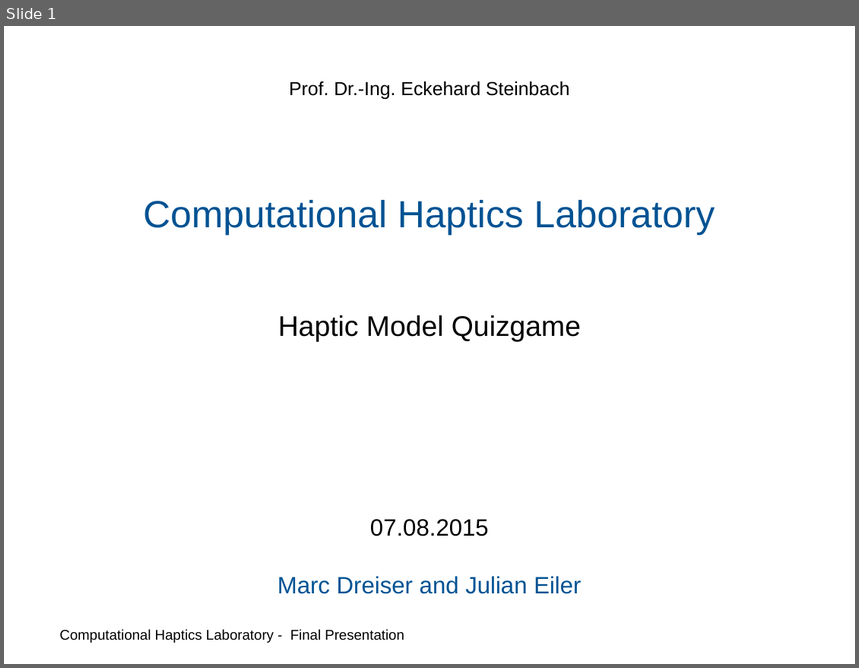
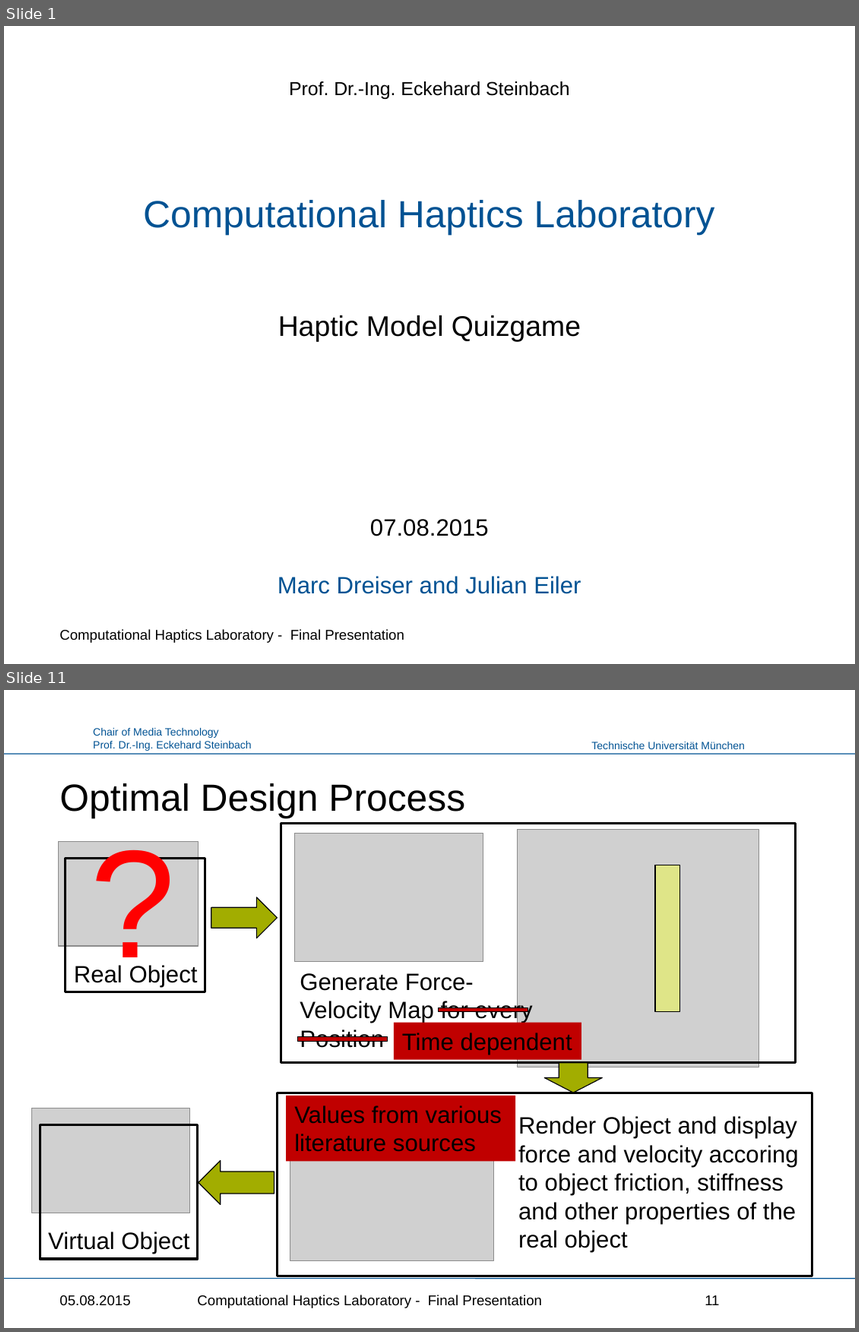
Before and after one commit to Punkbuster0401/HapticsLab, a slide deck: Haptics_Presentation.pptx. Shown one above the other, each under a label of ours: slide 1 before the commit, slides 1 and 11 after it; the slides between them are not shown. The pictures are 859x668 and 859x1332 pixels, drawn with LibreOffice and Linux fonts; fonts in the diff are those of the drawing; grey boxes stand for pictures; background and template pictures are left out. Boxes give left, top, right and bottom in pixels: in the first picture for what was removed or moved away, otherwise in the second. Text is boxed around its words. In the diff, an @@ line names an element or a change of style, - is before the commit and + after.

```diff
--- a/Haptics_Presentation.pptx
+++ b/Haptics_Presentation.pptx
@@ slide 11 added at bbox=[4, 690, 855, 1328], background #FFFFFF @@
@@ text added at bbox=[93, 728, 251, 751], 9 pt, text #005293 @@
+Chair of Media Technology
+Prof. Dr.-Ing. Eckehard Steinbach
@@ line added from (4, 754) to (855, 754), #005293 0.75 pt @@
@@ text added at bbox=[591, 742, 745, 749], 9 pt, text #005293 @@
+Technische Universität München
@@ title added at bbox=[59, 783, 465, 818], 32 pt, text #000000 @@
+Optimal Design Process
@@ text added at bbox=[61, 799, 183, 995], 130 pt, text #FF0000 @@
+?
@@ group added at bbox=[281, 823, 796, 1068]: 2 pictures, 1 text, 1 rectangle @@
+Generate Force-Velocity Map for every Position
@@ picture added at bbox=[59, 841, 198, 946] @@
@@ rectangle added at bbox=[66, 859, 205, 992], outline #000000 2 pt @@
@@ rectangle added at bbox=[655, 866, 680, 1012], fill #F2FF35 at 46% opacity, outline #000000 0.75 pt @@
@@ right arrow added at bbox=[211, 897, 278, 939], fill #A2AD00, outline #000000 0.75 pt @@
@@ text added at bbox=[74, 965, 198, 987], 20 pt, text #000000 @@
+Real Object
@@ rectangle added at bbox=[438, 1008, 528, 1011], fill #C00000, outline #000000 0.75 pt @@
@@ rectangle added at bbox=[394, 1023, 582, 1060], fill #C00000, 20 pt, text #000000 @@
+Time dependent
@@ rectangle added at bbox=[297, 1037, 387, 1042], fill #C00000, outline #000000 0.75 pt @@
@@ down arrow added at bbox=[544, 1063, 602, 1093], fill #A2AD00, outline #000000 0.75 pt @@
@@ rectangle added at bbox=[278, 1093, 812, 1277], outline #000000 2 pt @@
@@ rectangle added at bbox=[286, 1096, 515, 1161], fill #C00000, 20 pt, text #000000 @@
+Values from various literature sources
@@ picture added at bbox=[32, 1109, 190, 1214] @@
@@ picture added at bbox=[290, 1109, 493, 1262] @@
@@ text added at bbox=[519, 1116, 799, 1252], 20 pt, text #000000 @@
+Render Object and display force and velocity accoring to object friction, stiffness and other properties of the real object
@@ rectangle added at bbox=[40, 1125, 198, 1258], outline #000000 2 pt @@
@@ left arrow added at bbox=[198, 1160, 274, 1205], fill #A2AD00, outline #000000 0.75 pt @@
@@ text added at bbox=[48, 1232, 189, 1254], 20 pt, text #000000 @@
+Virtual Object
@@ line added from (4, 1279) to (855, 1279), #005293 0.75 pt @@
@@ text added at bbox=[59, 1296, 130, 1306], 12 pt, text #000000 @@
+05.08.2015
@@ text added at bbox=[197, 1295, 542, 1309], 12 pt, text #000000 @@
+Computational Haptics Laboratory - Final Presentation
@@ page number added at bbox=[705, 1296, 719, 1306], 12 pt, text #000000 @@
+11
```
Also in this commit, not shown: 11 slides changed, 5 other slides added, 1 other file.
